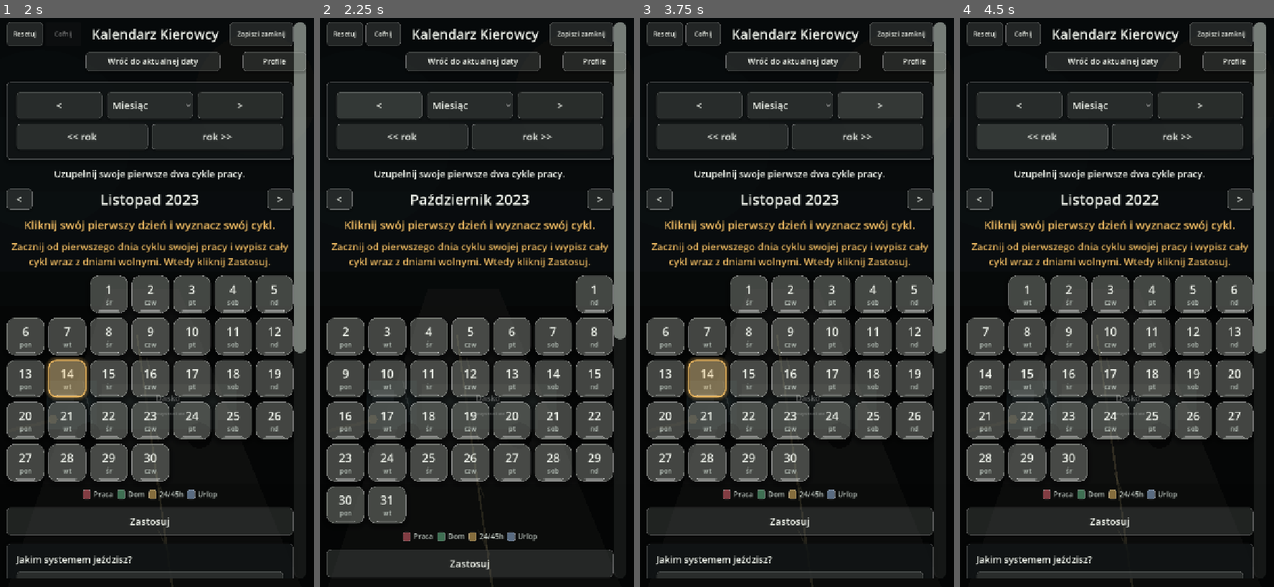
Above: before the commit, frames 1-4 (left to right).
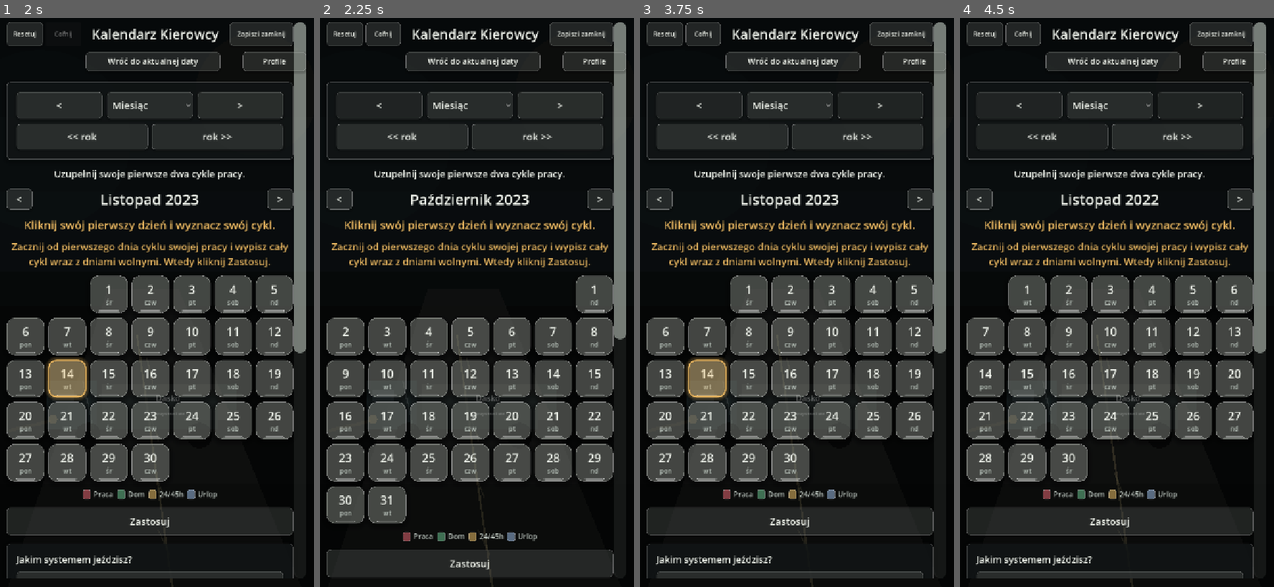
Above: after the commit, the same moments.

Repository: ElKlient/IDOL-Genesis
Game: Godot game, scene res://scenes/main.tscn
The game is run twice, just before and just after one commit, with the same random seed, the same clock (stepped at 60 frames per second) and the same inputs.
Inputs:
- Up to frame 1 (2 s): click "Zapisz i zamknij" at 0.5 s; click "Cofnij" at 1.25 s
- Up to frame 2 (2.25 s): click "<" at 2 s
- Up to frame 3 (3.75 s): click "Miesiąc" at 2.75 s; click ">" at 3.5 s
- Up to frame 4 (4.5 s): click "<< rok" at 4.25 s

Frame 1 is identical in both runs. In frame 2, less than 0.1% of the frame differs, in the area x 5-33%, y 12-18%; in frame 3, less than 0.1%, in the area x 63-91%, y 12-18%; in frame 4, less than 0.1%.

Commit message:
Require clean taps for calendar navigation

Diff:
--- a/scripts/main.gd
+++ b/scripts/main.gd
@@ -175,6 +175,16 @@
 		_lock_horizontal_scroll_deferred()
 
 
+func _gui_input(event: InputEvent) -> void:
+	_track_scroll_touch(event)
+	if _block_horizontal_calendar_drag(event):
+		accept_event()
+
+
+func _process(_delta: float) -> void:
+	_lock_horizontal_scroll()
+
+
 func _force_portrait() -> void:
 	ProjectSettings.set_setting("display/window/handheld/orientation", DisplayServer.SCREEN_PORTRAIT)
 	DisplayServer.screen_set_orientation(DisplayServer.SCREEN_PORTRAIT)
@@ -428,7 +438,7 @@
 	box.add_child(nav)
 
 	var previous_button := _make_nav_button("<")
-	_connect_tap(previous_button, Callable(self, "_on_previous_month"))
+	_connect_navigation_tap(previous_button, Callable(self, "_on_previous_month"))
 	nav.add_child(previous_button)
 
 	range_option = OptionButton.new()
@@ -441,7 +451,7 @@
 	nav.add_child(range_option)
 
 	var next_button := _make_nav_button(">")
-	_connect_tap(next_button, Callable(self, "_on_next_month"))
+	_connect_navigation_tap(next_button, Callable(self, "_on_next_month"))
 	nav.add_child(next_button)
 
 	var year_buttons := HBoxContainer.new()
@@ -449,11 +459,11 @@
 	box.add_child(year_buttons)
 
 	var previous_year_button := _make_nav_button("<< rok")
-	_connect_tap(previous_year_button, Callable(self, "_on_previous_year"))
+	_connect_navigation_tap(previous_year_button, Callable(self, "_on_previous_year"))
 	year_buttons.add_child(previous_year_button)
 
 	var next_year_button := _make_nav_button("rok >>")
-	_connect_tap(next_year_button, Callable(self, "_on_next_year"))
+	_connect_navigation_tap(next_year_button, Callable(self, "_on_next_year"))
 	year_buttons.add_child(next_year_button)
 
 	return panel
@@ -490,7 +500,7 @@
 	quick_navigation_body.add_child(nav)
 
 	var previous_button := _make_nav_button("<")
-	_connect_tap(previous_button, Callable(self, "_on_previous_month"))
+	_connect_navigation_tap(previous_button, Callable(self, "_on_previous_month"))
 	nav.add_child(previous_button)
 
 	quick_range_option = OptionButton.new()
@@ -503,7 +513,7 @@
 	nav.add_child(quick_range_option)
 
 	var next_button := _make_nav_button(">")
-	_connect_tap(next_button, Callable(self, "_on_next_month"))
+	_connect_navigation_tap(next_button, Callable(self, "_on_next_month"))
 	nav.add_child(next_button)
 
 	var year_buttons := HBoxContainer.new()
@@ -511,15 +521,15 @@
 	quick_navigation_body.add_child(year_buttons)
 
 	var previous_year_button := _make_nav_button("<< rok")
-	_connect_tap(previous_year_button, Callable(self, "_on_previous_year"))
+	_connect_navigation_tap(previous_year_button, Callable(self, "_on_previous_year"))
 	year_buttons.add_child(previous_year_button)
 
 	quick_month_picker_button = _make_nav_button("Miesiące")
-	_connect_tap(quick_month_picker_button, Callable(self, "_toggle_month_picker"))
+	_connect_navigation_tap(quick_month_picker_button, Callable(self, "_toggle_month_picker"))
 	year_buttons.add_child(quick_month_picker_button)
 
 	var next_year_button := _make_nav_button("rok >>")
-	_connect_tap(next_year_button, Callable(self, "_on_next_year"))
+	_connect_navigation_tap(next_year_button, Callable(self, "_on_next_year"))
 	year_buttons.add_child(next_year_button)
 
 	month_picker_panel = _build_month_picker_panel()
@@ -550,7 +560,7 @@
 	for month_index in range(1, 13):
 		var month_button := Button.new()
 		month_button.text = MONTH_NAMES[month_index - 1]
-		_connect_tap(month_button, Callable(self, "_on_month_picker_pressed").bind(month_index))
+		_connect_navigation_tap(month_button, Callable(self, "_on_month_picker_pressed").bind(month_index))
 		_prepare_control(month_button, 16, 48)
 		grid.add_child(month_button)
 
@@ -1828,7 +1838,7 @@
 	row.add_theme_constant_override("separation", 8)
 
 	var previous_button := _make_month_title_button("<")
-	_connect_tap(previous_button, Callable(self, "_on_previous_month"))
+	_connect_navigation_tap(previous_button, Callable(self, "_on_previous_month"))
 	row.add_child(previous_button)
 
 	var title := _make_label("%s %d" % [MONTH_NAMES[month - 1], year], 33 if _range_months() == 1 else 28, COLOR_TEXT)
@@ -1837,7 +1847,7 @@
 	row.add_child(title)
 
 	var next_button := _make_month_title_button(">")
-	_connect_tap(next_button, Callable(self, "_on_next_month"))
+	_connect_navigation_tap(next_button, Callable(self, "_on_next_month"))
 	row.add_child(next_button)
 
 	return row
@@ -1881,7 +1891,7 @@
 	button.add_theme_stylebox_override("pressed", _month_overview_style(_month_overview_color(counts).darkened(0.06), is_current_month))
 	button.add_theme_stylebox_override("focus", _month_overview_style(_month_overview_color(counts), true))
 	_fill_year_month_tile(button, month, counts, is_current_month)
-	_connect_tap(button, Callable(self, "_on_month_picker_pressed").bind(month))
+	_connect_navigation_tap(button, Callable(self, "_on_month_picker_pressed").bind(month))
 	return button
 
 
@@ -2658,6 +2668,74 @@
 	)
 
 
+func _connect_navigation_tap(button: BaseButton, action: Callable) -> void:
+	_register_scroll_safe_control(button)
+	button.mouse_filter = Control.MOUSE_FILTER_STOP
+	button.gui_input.connect(_handle_navigation_button_input.bind(button, action))
+
+
+func _handle_navigation_button_input(event: InputEvent, button: BaseButton, action: Callable) -> void:
+	if event is InputEventScreenTouch:
+		var touch := event as InputEventScreenTouch
+		if touch.pressed:
+			button.set_meta("nav_tap_start", touch.position)
+			button.set_meta("nav_tap_dragged", false)
+		else:
+			_activate_navigation_button_if_clean_tap(button, action, touch.position)
+	elif event is InputEventScreenDrag:
+		var drag := event as InputEventScreenDrag
+		_mark_navigation_button_drag(button, drag.position)
+	elif event is InputEventMouseButton:
+		var mouse_button := event as InputEventMouseButton
+		if mouse_button.button_index != MOUSE_BUTTON_LEFT:
+			return
+		if mouse_button.pressed:
+			button.set_meta("nav_tap_start", mouse_button.position)
+			button.set_meta("nav_tap_dragged", false)
+		else:
+			_activate_navigation_button_if_clean_tap(button, action, mouse_button.position)
+	elif event is InputEventMouseMotion:
+		var mouse_motion := event as InputEventMouseMotion
+		if (mouse_motion.button_mask & MOUSE_BUTTON_MASK_LEFT) != 0:
+			_mark_navigation_button_drag(button, mouse_motion.position)
+
+
+func _mark_navigation_button_drag(button: BaseButton, position: Vector2) -> void:
+	if not button.has_meta("nav_tap_start"):
+		return
+
+	var start_position: Vector2 = button.get_meta("nav_tap_start", position)
+	if start_position.distance_to(position) <= TAP_CANCEL_DISTANCE:
+		return
+
+	button.set_meta("nav_tap_dragged", true)
+	touch_drag_cancelled = true
+	last_drag_release_msec = int(Time.get_ticks_msec())
+	button.set_pressed_no_signal(false)
+	_release_scroll_buttons()
+	_lock_horizontal_scroll_deferred()
+	get_viewport().set_input_as_handled()
+
+
+func _activate_navigation_button_if_clean_tap(button: BaseButton, action: Callable, position: Vector2) -> void:
+	if not button.has_meta("nav_tap_start"):
+		get_viewport().set_input_as_handled()
+		return
+
+	var start_position: Vector2 = button.get_meta("nav_tap_start", position)
+	var was_dragged := bool(button.get_meta("nav_tap_dragged", true))
+	button.remove_meta("nav_tap_start")
+	button.remove_meta("nav_tap_dragged")
+	button.set_pressed_no_signal(false)
+
+	if was_dragged or start_position.distance_to(position) > TAP_CANCEL_DISTANCE or _tap_is_blocked():
+		get_viewport().set_input_as_handled()
+		return
+
+	get_viewport().set_input_as_handled()
+	action.call()
+
+
 func _register_scroll_safe_control(control: Control) -> void:
 	if control.has_meta("scroll_safe_registered"):
 		return
@@ -2932,11 +3010,22 @@
 	if main_scroll == null:
 		return
 
+	_lock_horizontal_scroll()
+	main_scroll.set_deferred("scroll_horizontal", 0)
+	main_scroll.get_h_scroll_bar().set_deferred("value", 0)
+
+
+func _lock_horizontal_scroll() -> void:
+	if main_scroll == null:
+		return
+
+	var horizontal_bar := main_scroll.get_h_scroll_bar()
 	main_scroll.horizontal_scroll_mode = ScrollContainer.SCROLL_MODE_DISABLED
 	main_scroll.scroll_horizontal = 0
-	main_scroll.get_h_scroll_bar().value = 0
-	main_scroll.set_deferred("scroll_horizontal", 0)
-	main_scroll.get_h_scroll_bar().set_deferred("value", 0)
+	horizontal_bar.value = 0
+	horizontal_bar.visible = false
+	horizontal_bar.custom_minimum_size.y = 0
+	horizontal_bar.mouse_filter = Control.MOUSE_FILTER_IGNORE
 
 
 func _accent_style(color: Color) -> StyleBoxFlat:
